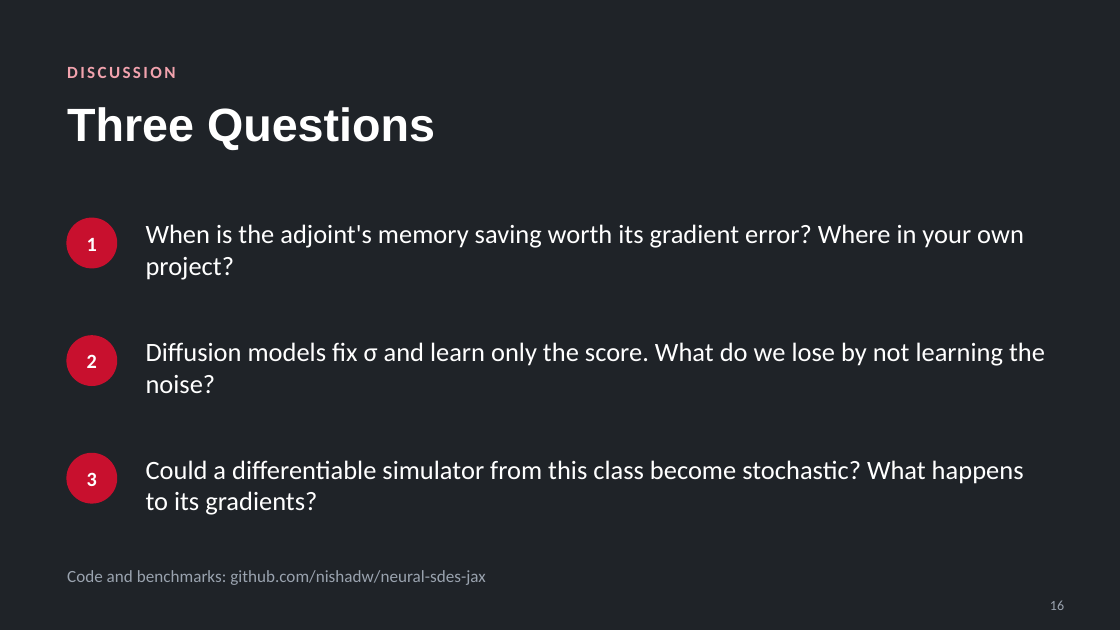
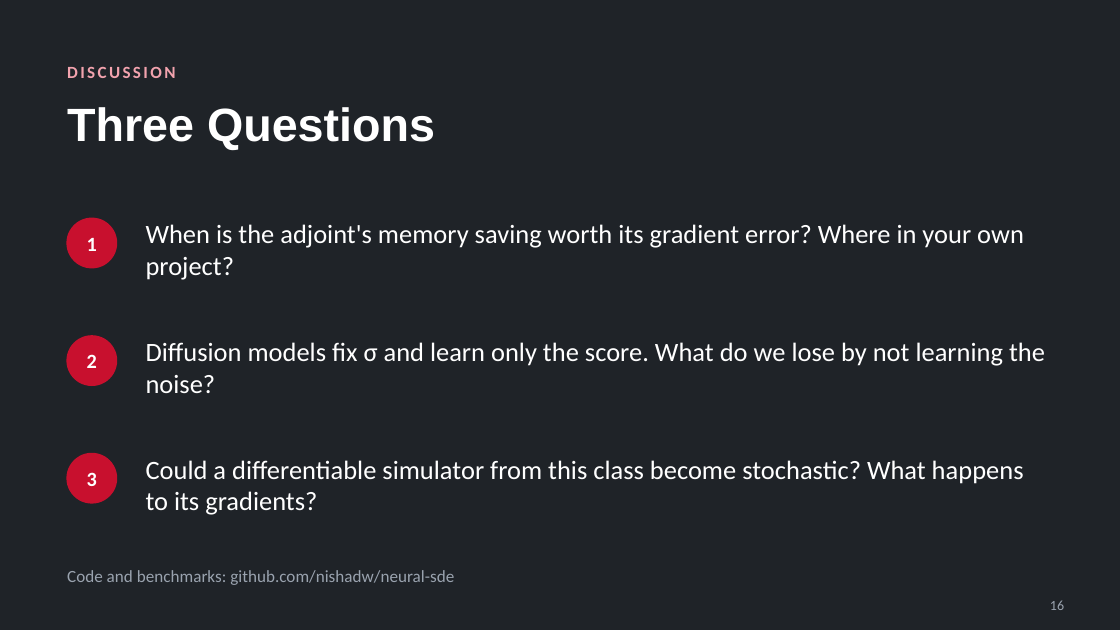
Before and after one commit to nishadw/neural-sde, a slide deck: slide 16 of lecture/neural_sde_lecture.pptx. Drawn at 1120x630 pixels with LibreOffice and Linux fonts; fonts in the diff are those of the drawing. Boxes give left, top, right and bottom in pixels: in the first picture for what was removed or moved away, otherwise in the second. Text is boxed around its words. In the diff, an @@ line names an element or a change of style, - is before the commit and + after.

```diff
--- a/lecture/neural_sde_lecture.pptx
+++ b/lecture/neural_sde_lecture.pptx
@@ text at box(67, 570, 454, 585): text changed @@
-Code and benchmarks: github.com/nishadw/neural-sdes-jax
+Code and benchmarks: github.com/nishadw/neural-sde
```
Also in this commit, not shown: 10 other files.
